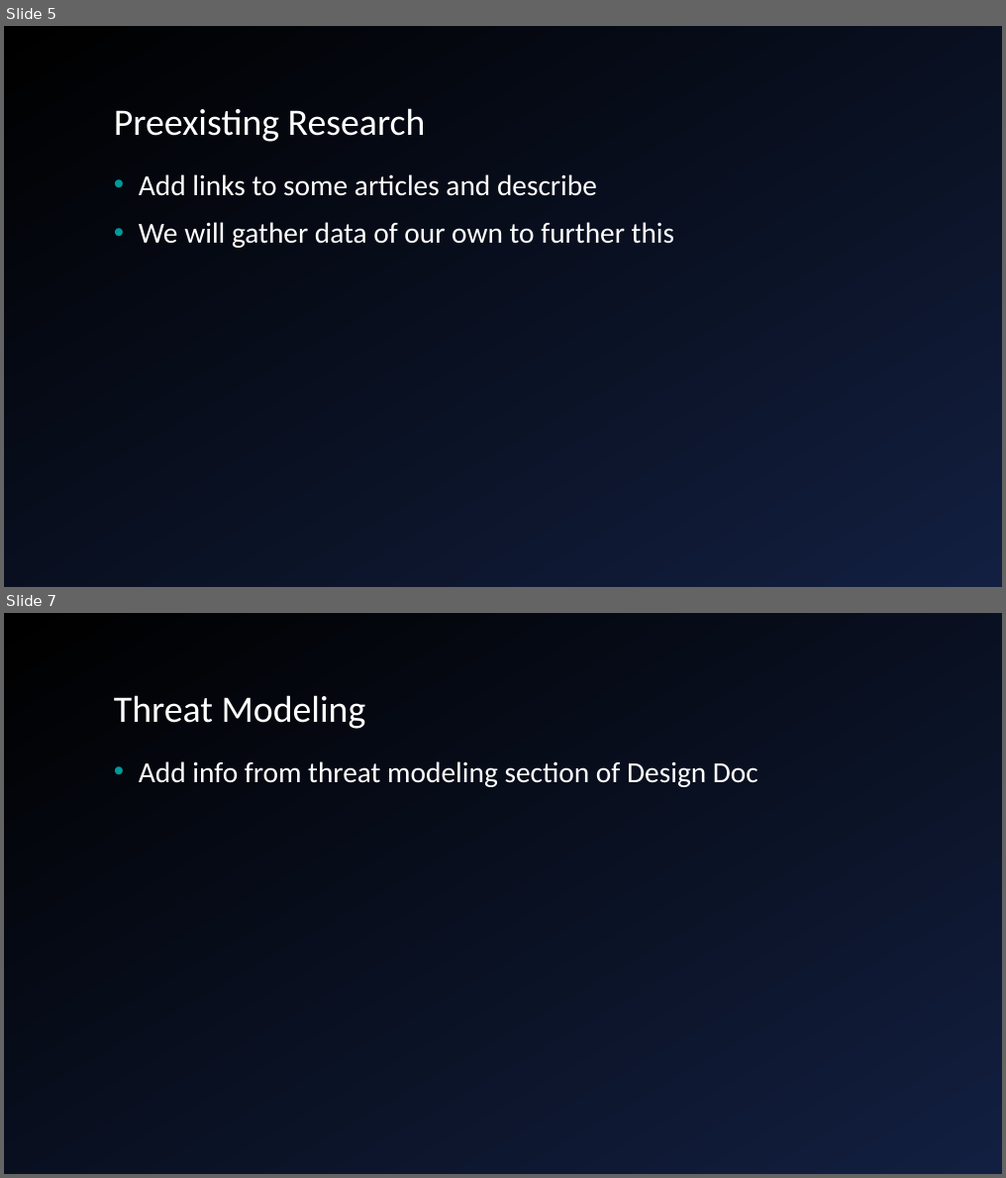
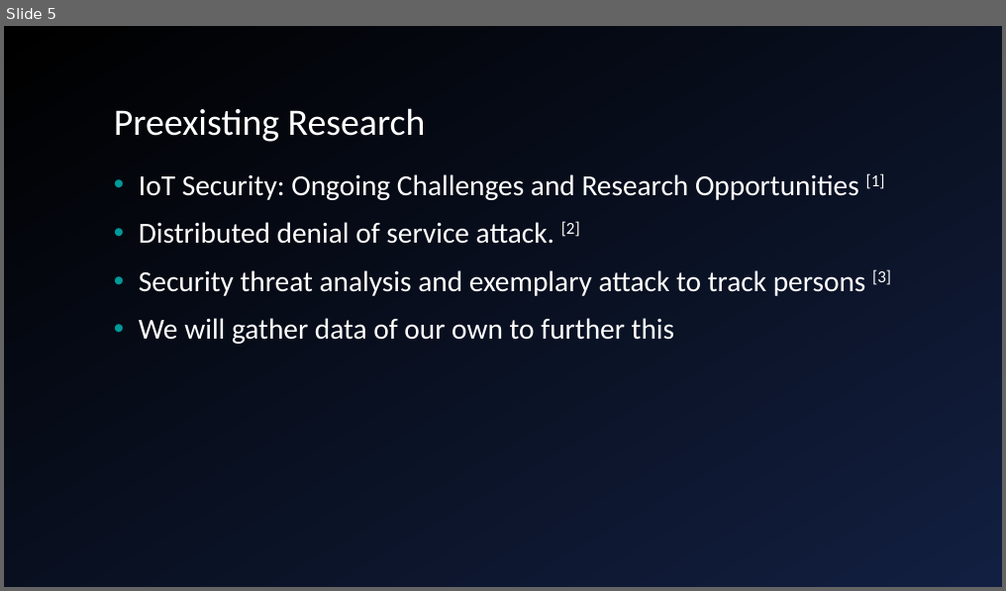
Before and after one commit to giacoppd/Security-For-Robotics, a slide deck: docs/progress_report/progress_report.ppt. Shown one above the other, each under a label of ours: slides 5 and 7 before the commit, slide 5 after it; the slides between them are not shown. The pictures are 1006x1178 and 1006x591 pixels, drawn with LibreOffice and Linux fonts; fonts in the diff are those of the drawing; background and template pictures are left out. Boxes give left, top, right and bottom in pixels: in the first picture for what was removed or moved away, otherwise in the second. Text is boxed around its words. In the diff, an @@ line names an element or a change of style, - is before the commit and + after.

```diff
--- a/docs/progress_report/progress_report.ppt
+++ b/docs/progress_report/progress_report.ppt
@@ slide 7 removed at (x1=4, y1=613, x2=1002, y2=1174), background gradient #000000 to #121F40 @@
@@ title removed at (x1=114, y1=695, x2=366, y2=729) @@
-Threat Modeling
@@ text removed at (x1=139, y1=761, x2=758, y2=787) @@
-• Add info from threat modeling section of Design Doc
@@ slide 5 changed as well @@
@@ background gradient #000000 to #121F40 to gradient #121F40 to #000000 @@
@@ text at (x1=139, y1=174, x2=891, y2=296): text changed @@
-• Add links to some articles and describe
+• IoT Security: Ongoing Challenges and Research Opportunities [1]
+• Distributed denial of service attack. [2]
+• Security threat analysis and exemplary attack to track persons [3]
```
Also in this commit, not shown: 11 other slides changed, 5 slides added, 2 other slides removed.
